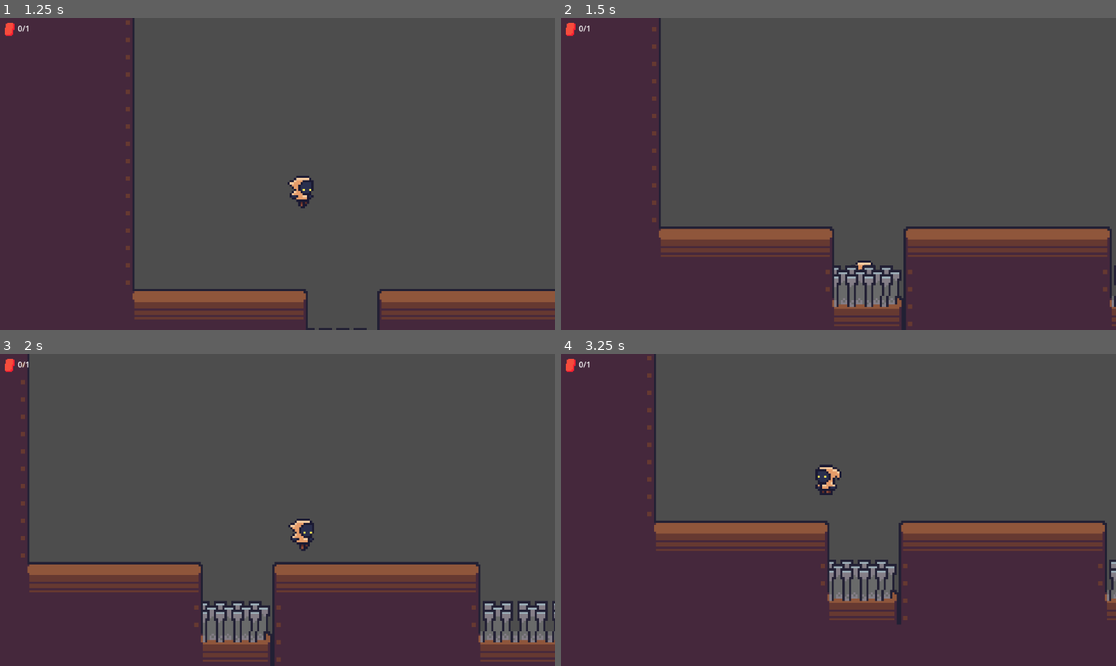
Above: before the commit, frames 1-4 (two rows, left to right).
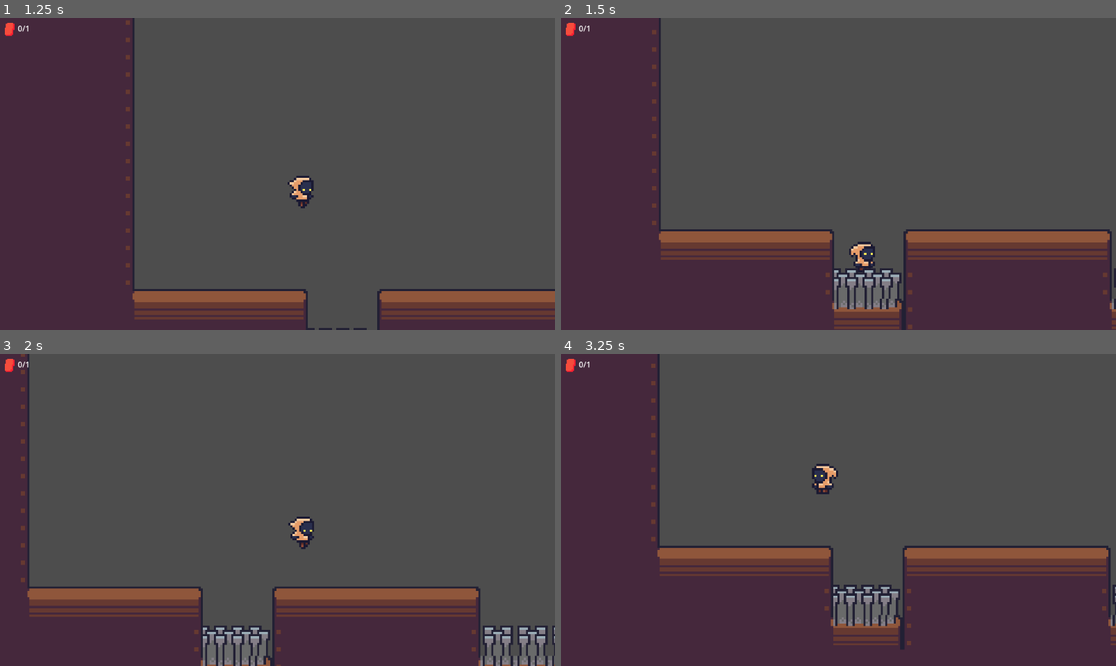
Above: after the commit, the same moments.

Repository: IWantMyLemons/Feed-the-Cat
Game: Godot game, scene res://Assets/Scenes/Area/area_2.tscn
Two runs of this game, one before a commit and one after it. Both use one fixed random seed, a clock stepped at 60 frames per second and the inputs below. This scene is started directly instead of the project's main scene.
Inputs:
- Up to frame 1 (1.25 s): hold D (Move Right) from 0.53 s (still down); tap Space (Jump) at 0.77 s
- Up to frame 2 (1.5 s): keep holding D (Move Right)
- Up to frame 3 (2 s): keep holding D (Move Right); tap Space (Jump) at 1.52 s
- Up to frame 4 (3.25 s): release D (Move Right) at 2.03 s; hold A (Move Left) from 2.03 s (still down); tap Space (Jump) at 3.02 s

Frame 1 is identical in both runs. In frame 2, 5.2% of the frame differs, in the area x 16-100%, y 2-100%; in frame 3, 16%, in the area x 3-100%, y 0-100%; in frame 4, 16%.

Commit message:
Spike player hitbox

Diff:
--- a/Assets/Scenes/player.tscn
+++ b/Assets/Scenes/player.tscn
@@ -100,7 +100,7 @@
 radius = 6.08276
 
 [node name="Player" type="CharacterBody2D"]
-collision_mask = 768
+collision_mask = 1792
 script = ExtResource("1_7dd06")
 spam_scene = ExtResource("2_t1xgp")
 
